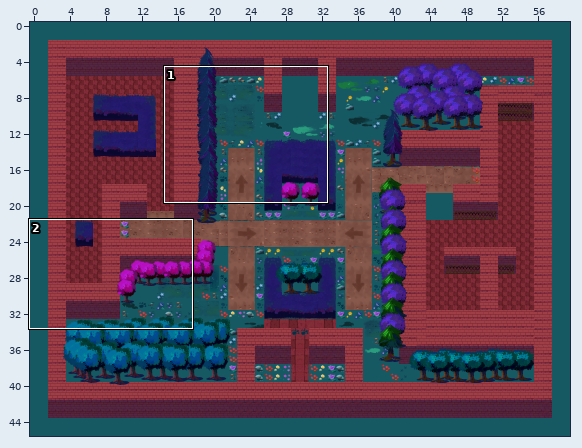
A Tiled map gets an edit: assets/maps/hard6.tmx. Above, an overview of the earlier version with the close-up marked.
Close-up. First the earlier version:
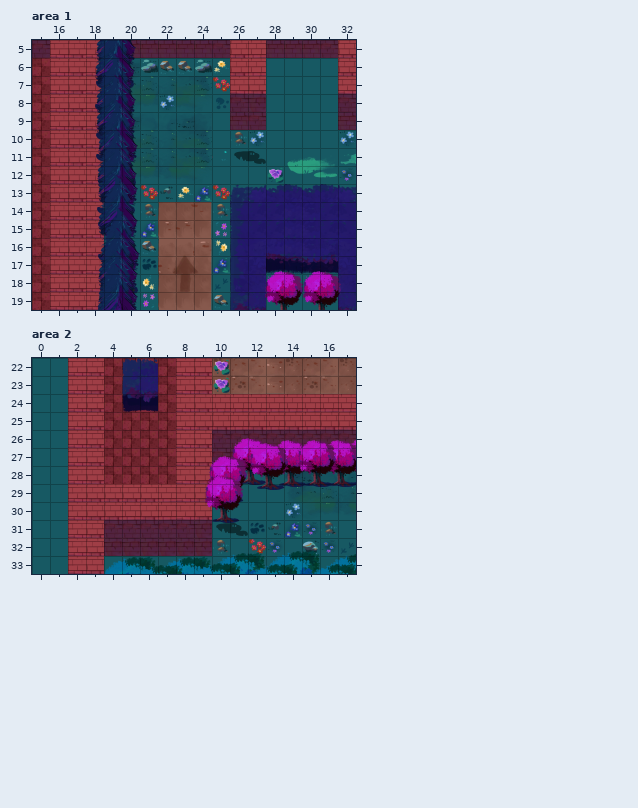
Cells are 128x128 px. Shown: area 1 x 15..32, y 5..19; area 2 x 0..17, y 22..33. The commit also changed other parts of the map, which this record leaves out.
After:
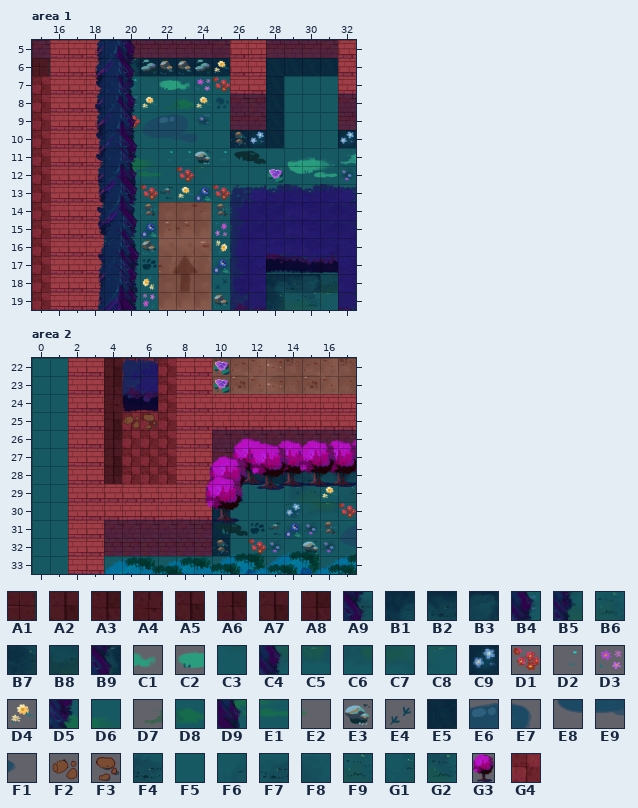
Key: from "IMG_7622": A1 7, A2 16, A3 24, A4 32, A5 40, A6 48, A7 56, A8 64; from "decorations-2": A9 6, B1 8, B2 9, B3 10, B4 16, B5 18, B6 19, B7 20, B8 21, B9 22, C1 26 flipped left-right, C2 27 flipped left-right, C3 29, C4 30, C5 31, C6 32, C7 33, C8 34, C9 41, D1 53, D2 54, D3 66, D4 67, D5 77, D6 78, D7 79, D8 80, D9 89, E1 90, E2 91, E3 105, E4 113; from "grass_shadow2": E5 2; from "interiordecorations1": E6 17, E7 18, E8 26, E9 27, F1 29, F2 41, F3 42; from "path-1": F4 6, F5 135; from "path-2": F6 8, F7 9, F8 10, F9 22, G1 23, G2 25; from "trees": G3 4 "tree5"; from "walls-2": G4 42.
__ is an empty cell.
Objects are placed by their top-left corner, in cells (3,4 is the top-left corner of cell 3,4); size is 1x1 cell unless given.
Tiles replaced or removed in this view: A9, B5, B6, B7, B8, B9, C4, C5, C6, C7, C8, C9, E4, F4, F5, F6, F7, F8, F9, G1, G2, G4.
See-through tiles are keyed as they look on the map.
The exact change:
Changed rows in their new state; .. is an unchanged cell.
Layer "ground", area 1:
first column x 15:
 6 A1 .. .. .. .. E5 E5 E5 E5 E5 E5 .. .. E5 E5 E5 E5 ..
 7 .. .. .. .. .. .. .. .. .. .. .. .. .. E5 .. .. .. ..
 8 .. .. .. .. .. .. .. .. .. .. .. .. .. E5 .. .. .. ..
 9 .. .. .. .. .. .. .. .. .. .. .. .. .. E5 .. .. .. ..
10 .. .. .. .. .. .. .. .. .. .. .. E5 E5 E5 .. .. .. E5
first column x 28:
18 E5 E5 E5 E5
19 E5 .. .. ..
Layer "decoration", area 1:
first column x 20:
 6 B9 .. .. .. ..
 7 D2 C3 C2 C1 D3
 8 B4 D4 D7 D8 D4
 9 D1 .. E6 E7 B4
10 .. E8 E9 .. F1
11 D5 D6 D2 D2 E3
12 D9 E1 E2 D1 ..
first column x 28:
18 B1 B2 B3 B8
19 B7 B8 B9 C8
Layer "images", area 1:
removed: G3 "tree5" at 27.9,17.8 size 2.1x2.6
removed: G3 "tree5" at 30.1,17.8 size 2.1x2.6
Layer "ground", area 2:
first column x 4:
22 A2 .. .. .. .. .. .. .. .. .. .. .. .. ..
23 A3 .. .. .. .. .. .. .. .. .. .. .. .. ..
24 A4 .. .. .. .. .. .. .. .. .. .. .. .. ..
25 A5 .. .. .. .. .. .. .. .. .. .. .. .. ..
26 A6 .. .. .. .. .. .. .. .. .. .. .. .. ..
27 A7 .. .. .. .. .. .. .. .. .. .. .. .. ..
28 A8 .. .. .. .. .. .. E5 E5 E5 E5 .. E5 E5
30 .. .. .. .. .. .. E5 .. .. .. .. .. .. ..
31 .. .. .. .. .. .. E5 .. .. .. .. .. .. ..
32 .. .. .. .. .. .. E5 .. .. .. .. .. .. ..
Layer "decoration", area 2:
first column x 5:
25 F2 F3
first column x 16:
29 D4 ..
30 .. D1
32 .. E8
